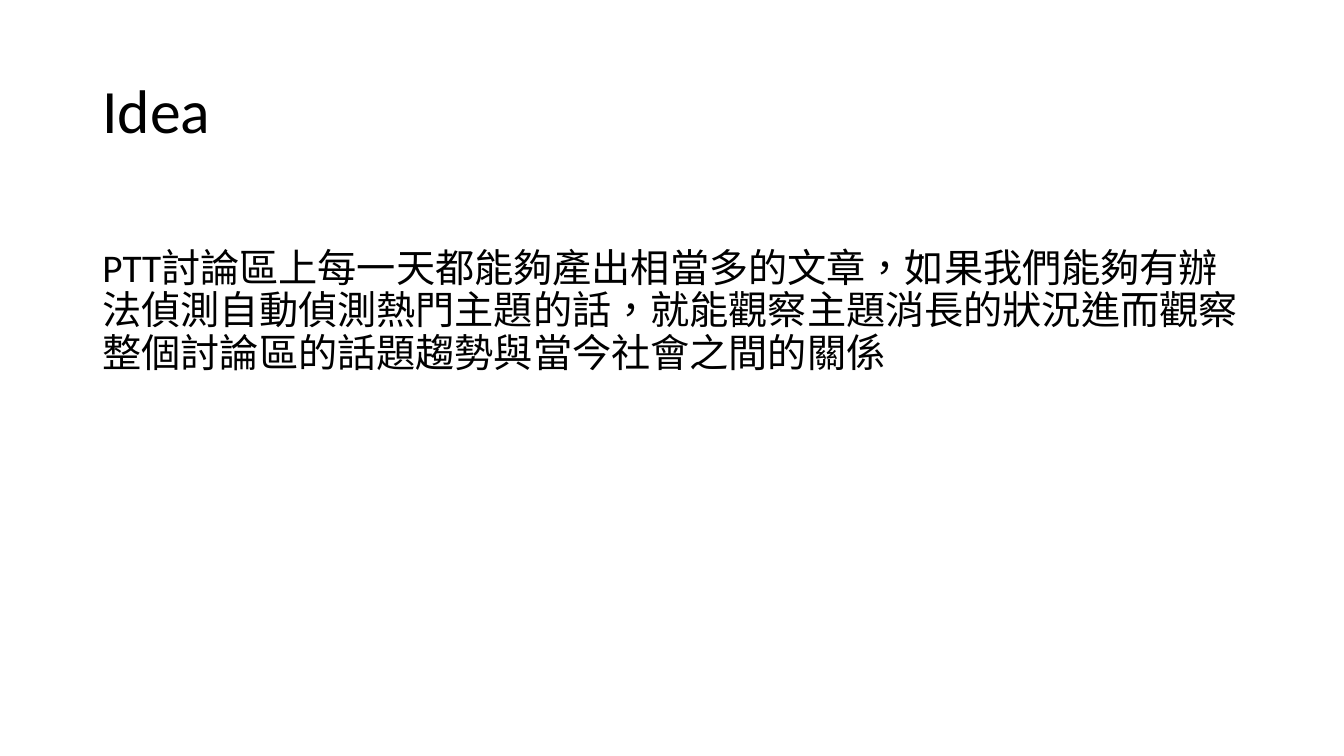
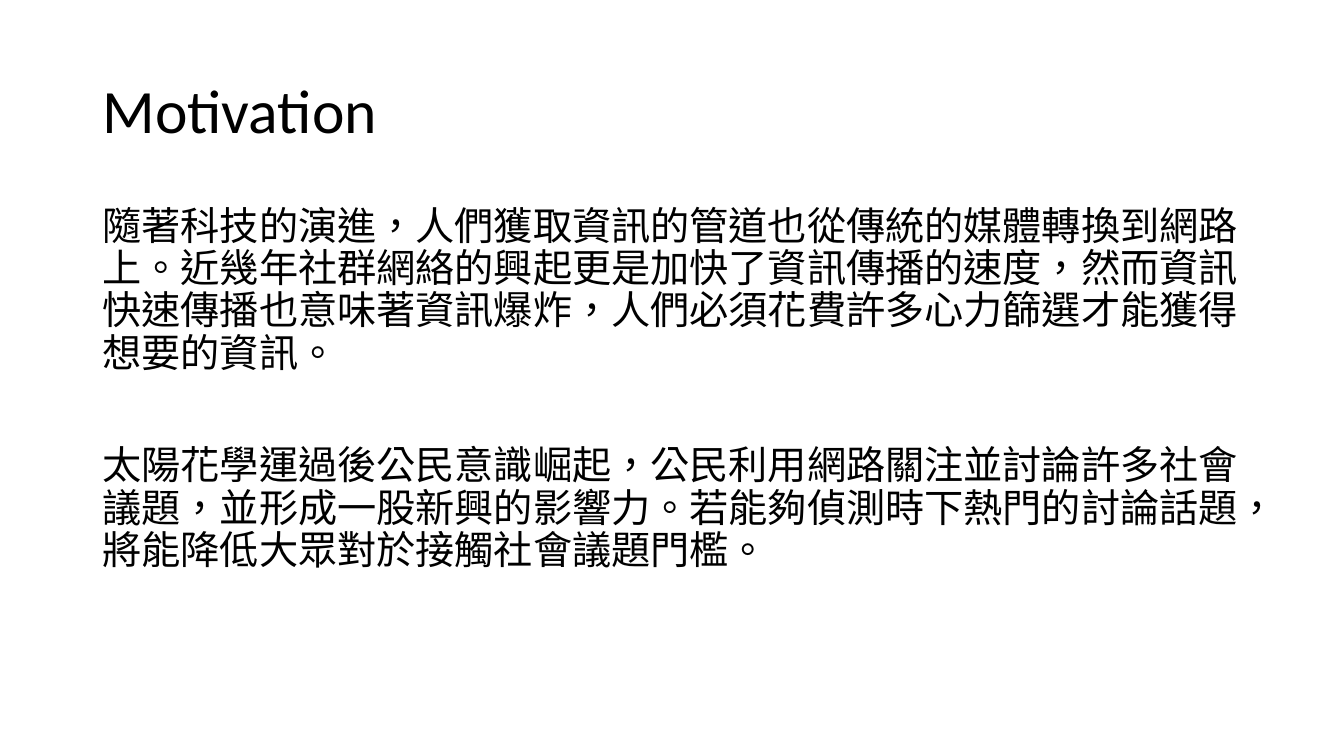
Before and after one commit to ZhongTing/HotTopicDetection, a slide deck: slide 2 of document/Hot-Topic-Detection.pptx (slide 6 before the commit). Drawn at 1344x756 pixels with LibreOffice and Linux fonts; fonts in the diff are those of the drawing. Boxes give left, top, right and bottom in pixels: in the first picture for what was removed or moved away, otherwise in the second. Text is boxed around its words. In the diff, an @@ line names an element or a change of style, - is before the commit and + after.

```diff
--- a/document/Hot-Topic-Detection.pptx
+++ b/document/Hot-Topic-Detection.pptx
@@ title at box(102, 90, 376, 134): text changed @@
-Idea
+Motivation
@@ text at box(102, 207, 1276, 568): text changed @@
-PTT討論區上每一天都能夠產出相當多的文章，如果我們能夠有辦法偵測自動偵測熱門主題的話，就能觀察主題消長的狀況進而觀察整個討論區的話題趨勢與當今社會之間的關係
+隨著科技的演進，人們獲取資訊的管道也從傳統的媒體轉換到網路上。近幾年社群網絡的興起更是加快了資訊傳播的速度，然而資訊快速傳播也意味著資訊爆炸，人們必須花費許多心力篩選才能獲得想要的資訊。
+太陽花學運過後公民意識崛起，公民利用網路關注並討論許多社會議題，並形成一股新興的影響力。若能夠偵測時下熱門的討論話題，將能降低大眾對於接觸社會議題門檻。
```
Also in this commit, not shown: 9 other slides changed, 20 slides added, 20 slides removed.
